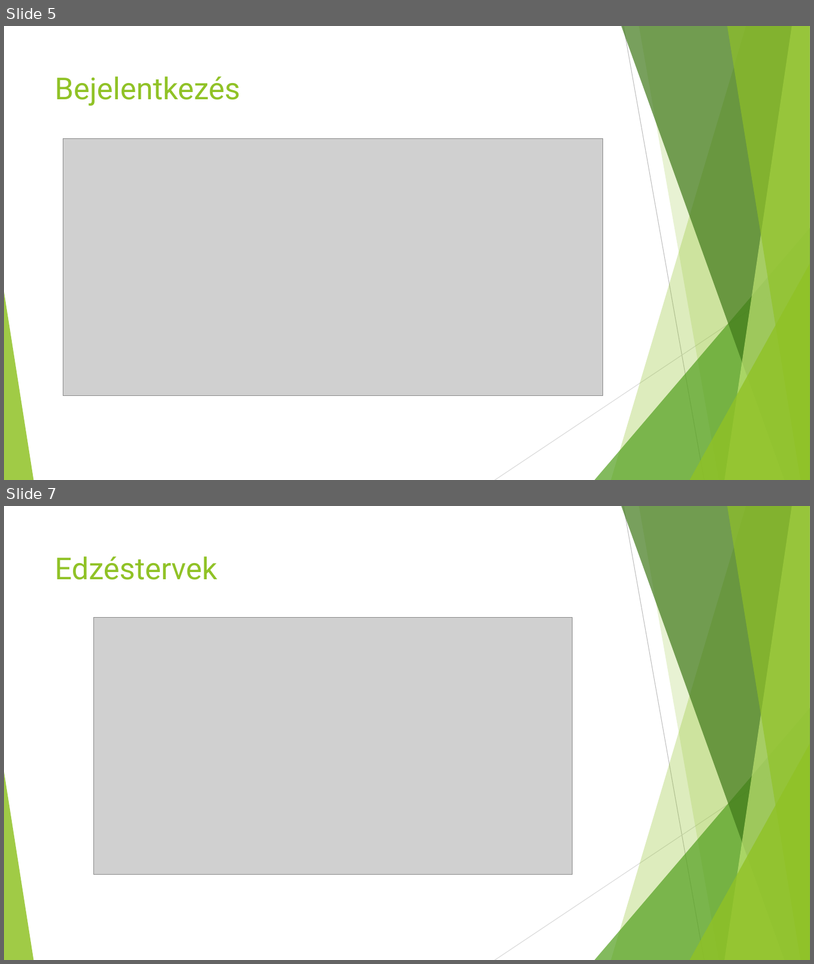
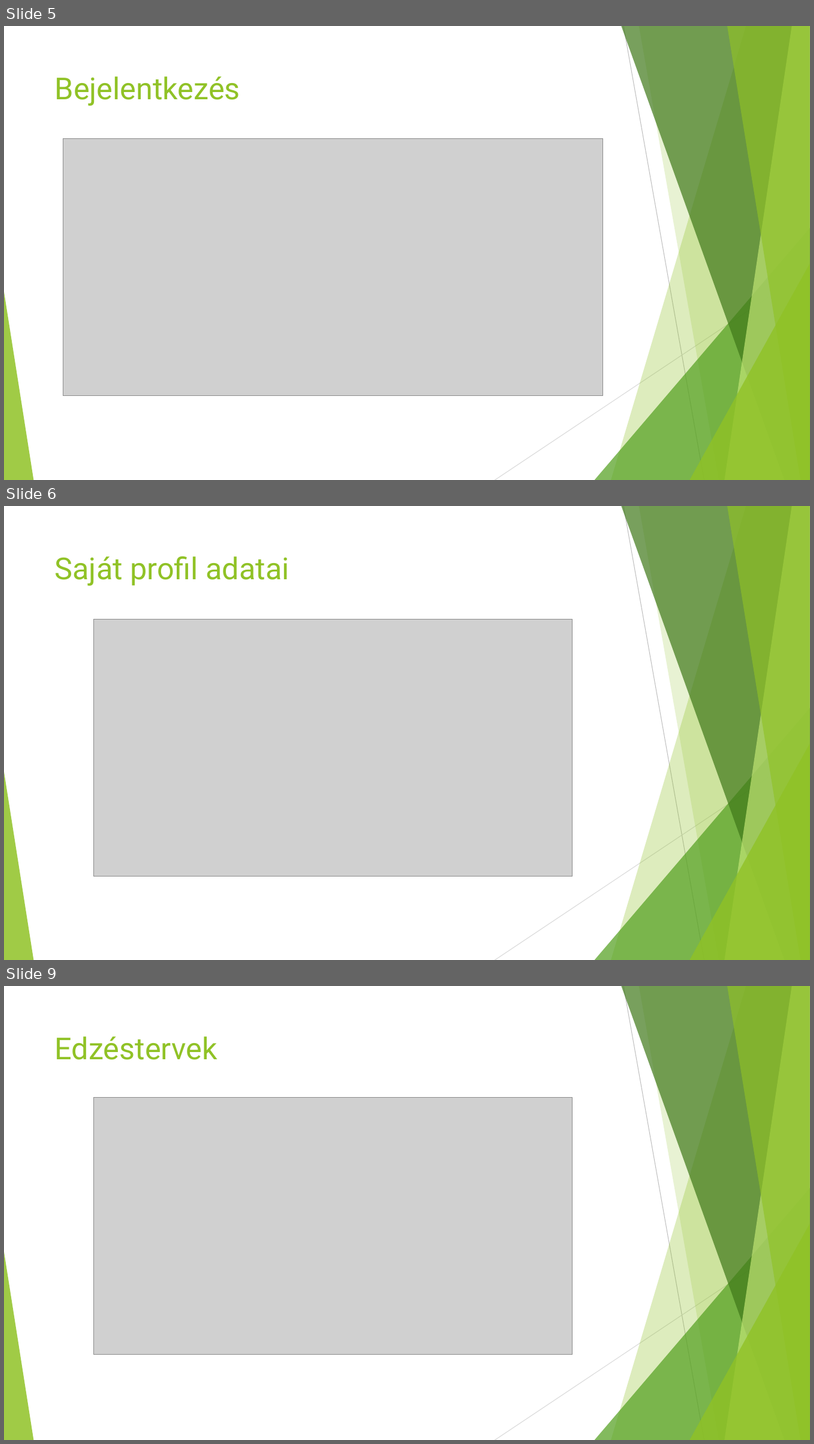
Before and after one commit to SzaboRichard01/2023_Zaroprojekt, a slide deck: ShineGym&Fit edzésterv és étrendösszeállító webalkalmazás Szabó Richárd - Híves Sebastian.pptx. Shown one above the other, each under a label of ours: slides 5 and 7 before the commit, slides 5, 6 and 9 after it; the slides between them are not shown. The pictures are 814x964 and 814x1444 pixels, drawn with LibreOffice and Linux fonts; fonts in the diff are those of the drawing; grey boxes stand for pictures. Boxes give left, top, right and bottom in pixels: in the first picture for what was removed or moved away, otherwise in the second. Text is boxed around its words. In the diff, an @@ line names an element or a change of style, - is before the commit and + after.

Commit message:
ppt felvitel & kliens profil adatok

```diff
--- a/ShineGym&Fit edzésterv és étrendösszeállító webalkalmazás Szabó Richárd - Híves Sebastian.pptx
+++ b/ShineGym&Fit edzésterv és étrendösszeállító webalkalmazás Szabó Richárd - Híves Sebastian.pptx
@@ slide 6 added at (4,506,810,960), background #FFFFFF; not listed: 10 template elements that a slide beside it also shows @@
@@ title added at (55,556,290,586), 36 pt, text #90C226 @@
+Saját profil adatai
@@ picture added at (93,619,573,876) @@
@@ what was slide 7 is now slide 9 @@
```
Also in this commit, not shown: 1 slide changed, 4 other slides added.
